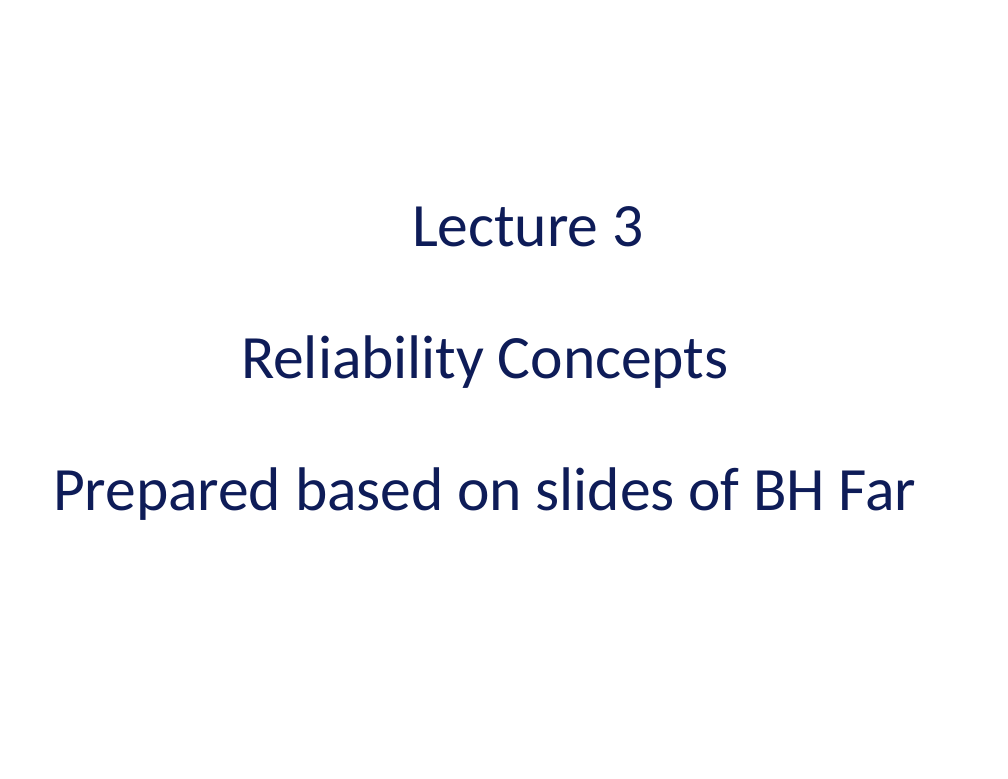
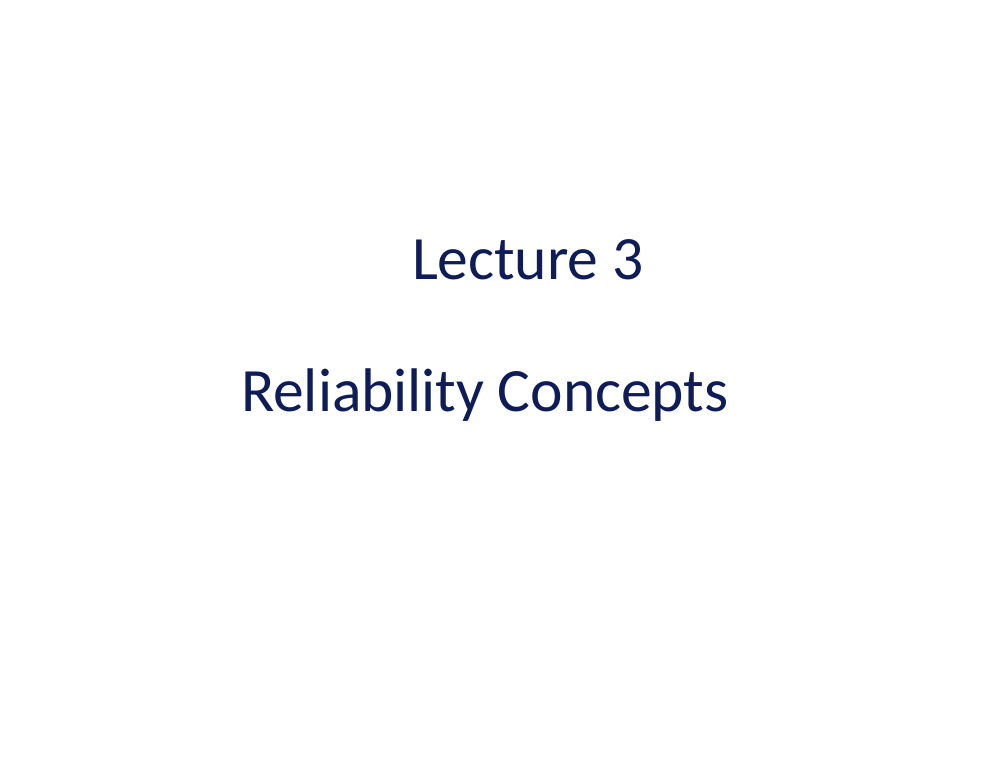
Before and after one commit to vu-resilient-distributed-systems/lectures-fall-2019, a slide deck: slide 1 of Module-3-reliability/02_02-reliabilityConcepts-2.pptx. Drawn at 1008x779 pixels with LibreOffice and Linux fonts; fonts in the diff are those of the drawing. Boxes give left, top, right and bottom in pixels: in the first picture for what was removed or moved away, otherwise in the second. Text is boxed around its words. In the diff, an @@ line names an element or a change of style, - is before the commit and + after.

```diff
--- a/Module-3-reliability/02_02-reliabilityConcepts-2.pptx
+++ b/Module-3-reliability/02_02-reliabilityConcepts-2.pptx
@@ title at (x1=241, y1=239, x2=728, y2=421): text changed @@
-Lecture 3
-Reliability Concepts
-Prepared based on slides of BH Far
+Lecture 3
+Reliability Concepts
```
Also in this commit, not shown: 7 other slides changed, 4 slides added, 1 slide removed.
